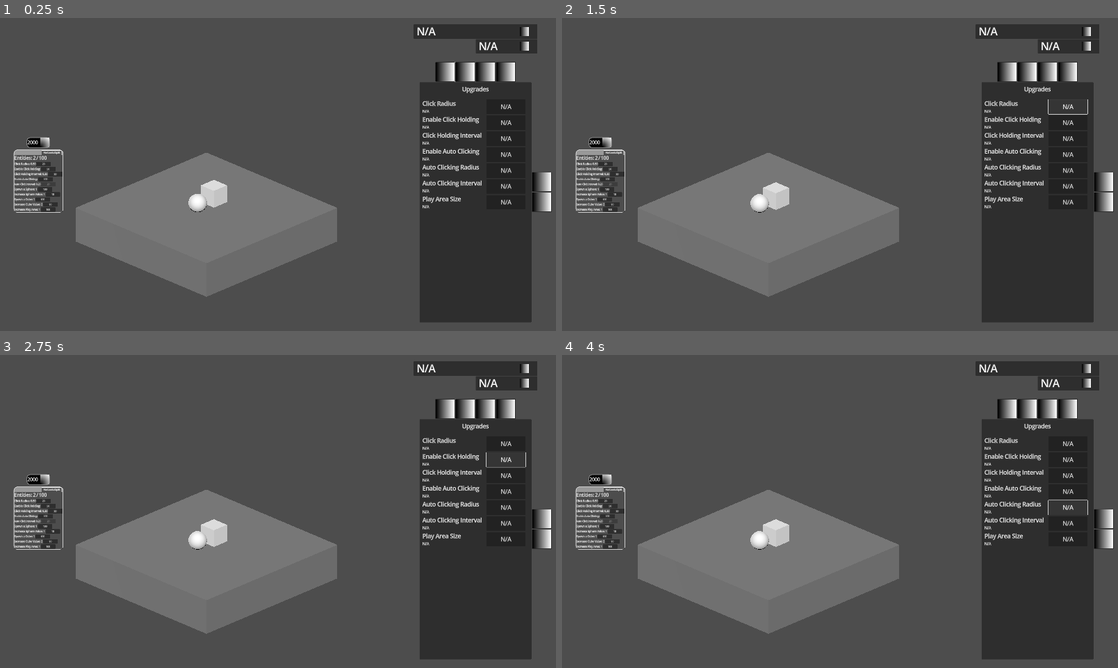
Above: before the commit, frames 1-4 (two rows, left to right).
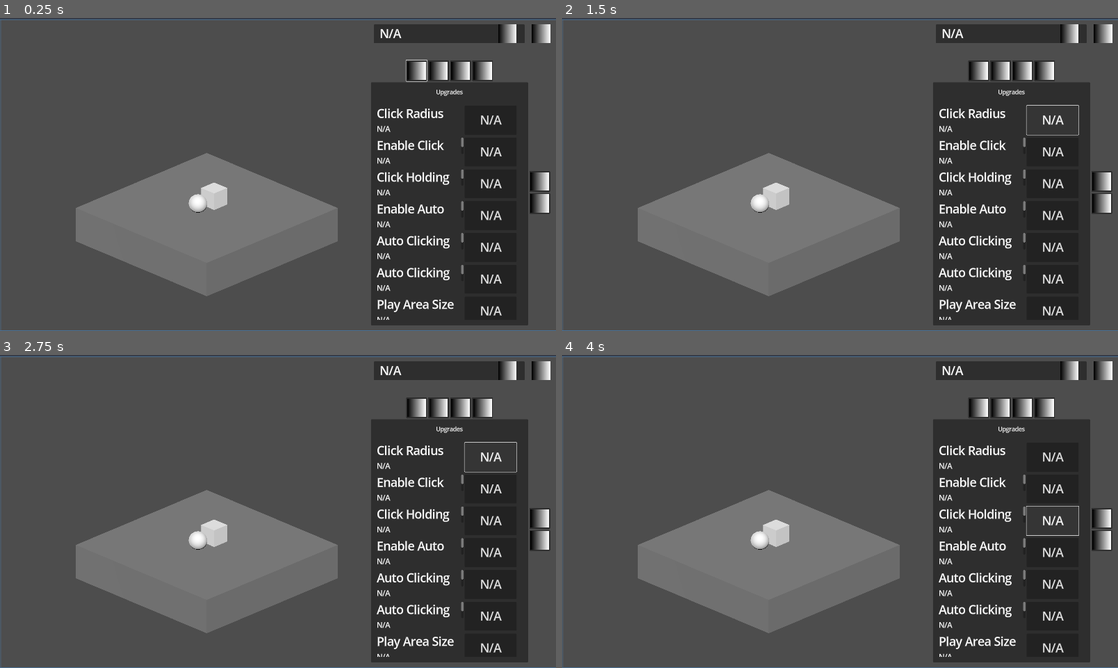
Above: after the commit, the same moments.

Repository: GabrielCirciu/pet-everything
Game: Godot game, scene res://MainScreen.tscn
Two runs of this game, one before a commit and one after it. Both use one fixed random seed, a clock stepped at 60 frames per second and the inputs below.
Inputs (mouse positions are in pixels of both pictures, inside the frame that each line leads up to):
- Up to frame 1 (0.25 s): no input
- Up to frame 2 (1.5 s): click (1101, 33) at 0.52 s; click "N/A" at 1.25 s
- Up to frame 3 (2.75 s): click "N/A" at 2 s
- Up to frame 4 (4 s): click "N/A" at 2.75 s; click "N/A" at 3.5 s

The runs differ from the first frame. In frame 1, 14% of the frame differs, in the area x 0-100%, y 0-100%; in frame 2, 14%; in frame 3, 14%; in frame 4, 14%.

Commit message:
Fixing UI

Diff:
--- a/MainScreen.tscn
+++ b/MainScreen.tscn
@@ -117,6 +117,7 @@
 
 [node name="UIManager" type="Control" parent="."]
 unique_name_in_owner = true
+visible = false
 layout_mode = 3
 anchors_preset = 4
 anchor_top = 0.5
--- a/project.godot
+++ b/project.godot
@@ -20,8 +20,8 @@
 
 [display]
 
-window/size/viewport_width=3840
-window/size/viewport_height=2160
+window/size/viewport_width=1920
+window/size/viewport_height=1080
 window/stretch/mode="viewport"
 
 [editor_plugins]
--- a/scenes/user_interface.tscn
+++ b/scenes/user_interface.tscn
@@ -1,6 +1,8 @@
-[gd_scene load_steps=24 format=3 uid="uid://dilhedk42fiqg"]
-
+[gd_scene load_steps=27 format=3 uid="uid://dilhedk42fiqg"]
+
+[ext_resource type="Texture2D" uid="uid://drw5s1jm1oegl" path="res://images/Untitled.png" id="1_cufge"]
 [ext_resource type="Script" uid="uid://cr71jlx5u034k" path="res://scripts/panel_manager.gd" id="1_l2bgj"]
+[ext_resource type="Texture2D" uid="uid://n8d7x23kfwa8" path="res://images/Untitled2.png" id="1_lmgon"]
 [ext_resource type="ButtonGroup" uid="uid://b8pjtsmv4shtx" path="res://resources/settings_button_group.tres" id="2_y1h3b"]
 [ext_resource type="Script" uid="uid://bgqglerkcylxx" path="res://addons/SmoothScroll/SmoothScrollContainer.gd" id="3_jbsfc"]
 [ext_resource type="Script" uid="uid://b7h0k2h2qwlqv" path="res://addons/SmoothScroll/scroll_damper/expo_scroll_damper.gd" id="4_cufge"]
@@ -10,7 +12,10 @@
 [sub_resource type="GradientTexture2D" id="GradientTexture2D_y1h3b"]
 gradient = SubResource("Gradient_l2bgj")
 
-[sub_resource type="StyleBoxEmpty" id="StyleBoxEmpty_cufge"]
+[sub_resource type="Gradient" id="Gradient_sdud1"]
+
+[sub_resource type="GradientTexture2D" id="GradientTexture2D_aisij"]
+gradient = SubResource("Gradient_sdud1")
 
 [sub_resource type="StyleBoxEmpty" id="StyleBoxEmpty_l2bgj"]
 
@@ -18,29 +23,21 @@
 
 [sub_resource type="GradientTexture2D" id="GradientTexture2D_jbsfc"]
 gradient = SubResource("Gradient_y1h3b")
-width = 128
-height = 128
 
 [sub_resource type="Gradient" id="Gradient_cufge"]
 
 [sub_resource type="GradientTexture2D" id="GradientTexture2D_lmgon"]
 gradient = SubResource("Gradient_cufge")
-width = 128
-height = 128
 
 [sub_resource type="Gradient" id="Gradient_xsrv6"]
 
 [sub_resource type="GradientTexture2D" id="GradientTexture2D_sdud1"]
 gradient = SubResource("Gradient_xsrv6")
-width = 128
-height = 128
 
 [sub_resource type="Gradient" id="Gradient_aisij"]
 
 [sub_resource type="GradientTexture2D" id="GradientTexture2D_prbuy"]
 gradient = SubResource("Gradient_aisij")
-width = 128
-height = 128
 
 [sub_resource type="Resource" id="Resource_lmgon"]
 script = ExtResource("4_cufge")
@@ -60,15 +57,11 @@
 
 [sub_resource type="GradientTexture2D" id="GradientTexture2D_rwqes"]
 gradient = SubResource("Gradient_5kqoc")
-width = 128
-height = 128
 
 [sub_resource type="Gradient" id="Gradient_vdd1l"]
 
 [sub_resource type="GradientTexture2D" id="GradientTexture2D_kqxtq"]
 gradient = SubResource("Gradient_vdd1l")
-width = 128
-height = 128
 
 [node name="UserInterface" type="Control"]
 layout_mode = 3
@@ -79,19 +72,43 @@
 grow_vertical = 2
 size_flags_horizontal = 0
 size_flags_vertical = 0
+metadata/_edit_lock_ = true
+
+[node name="Reference" type="TextureRect" parent="."]
+visible = false
+layout_mode = 1
+anchors_preset = 15
+anchor_right = 1.0
+anchor_bottom = 1.0
+grow_horizontal = 2
+grow_vertical = 2
+texture = ExtResource("1_lmgon")
+expand_mode = 1
+metadata/_edit_lock_ = true
+
+[node name="Reference2" type="TextureRect" parent="."]
+layout_mode = 1
+anchors_preset = 15
+anchor_right = 1.0
+anchor_bottom = 1.0
+grow_horizontal = 2
+grow_vertical = 2
+texture = ExtResource("1_cufge")
+expand_mode = 1
+metadata/_edit_lock_ = true
 
 [node name="PanelManager" type="MarginContainer" parent="."]
 layout_mode = 1
 anchors_preset = -1
-anchor_left = 0.744
+anchor_left = 0.667
 anchor_right = 1.0
 anchor_bottom = 1.0
-offset_left = -0.959961
+offset_left = -0.640137
 grow_horizontal = 0
 grow_vertical = 2
-theme_override_constants/margin_top = 40
-theme_override_constants/margin_right = 30
-theme_override_constants/margin_bottom = 40
+theme_override_constants/margin_top = 20
+theme_override_constants/margin_right = 20
+theme_override_constants/margin_bottom = 20
 script = ExtResource("1_l2bgj")
 
 [node name="VBoxContainer" type="VBoxContainer" parent="PanelManager"]
@@ -100,93 +117,58 @@
 
 [node name="Stats" type="MarginContainer" parent="PanelManager/VBoxContainer"]
 layout_mode = 2
-size_flags_vertical = 3
-size_flags_stretch_ratio = 0.09
-theme_override_constants/margin_right = 100
+size_flags_stretch_ratio = 0.05
+theme_override_constants/margin_left = 10
+theme_override_constants/margin_right = 0
 theme_override_constants/margin_bottom = 60
 
-[node name="VBoxContainer" type="VBoxContainer" parent="PanelManager/VBoxContainer/Stats"]
-layout_mode = 2
-
-[node name="Money" type="HBoxContainer" parent="PanelManager/VBoxContainer/Stats/VBoxContainer"]
-custom_minimum_size = Vector2(0, 25)
-layout_mode = 2
-
-[node name="PanelContainer" type="PanelContainer" parent="PanelManager/VBoxContainer/Stats/VBoxContainer/Money"]
-layout_mode = 2
-size_flags_horizontal = 3
-
-[node name="MarginContainer" type="MarginContainer" parent="PanelManager/VBoxContainer/Stats/VBoxContainer/Money/PanelContainer"]
+[node name="HBoxContainer" type="HBoxContainer" parent="PanelManager/VBoxContainer/Stats"]
+layout_mode = 2
+
+[node name="Money" type="HBoxContainer" parent="PanelManager/VBoxContainer/Stats/HBoxContainer"]
+layout_mode = 2
+size_flags_horizontal = 3
+theme_override_constants/separation = 0
+
+[node name="PanelContainer" type="PanelContainer" parent="PanelManager/VBoxContainer/Stats/HBoxContainer/Money"]
+layout_mode = 2
+size_flags_horizontal = 3
+
+[node name="MarginContainer" type="MarginContainer" parent="PanelManager/VBoxContainer/Stats/HBoxContainer/Money/PanelContainer"]
 layout_mode = 2
 theme_override_constants/margin_left = 20
 theme_override_constants/margin_right = 20
 
-[node name="HBoxContainer" type="HBoxContainer" parent="PanelManager/VBoxContainer/Stats/VBoxContainer/Money/PanelContainer/MarginContainer"]
-layout_mode = 2
-
-[node name="MoneyLabel" type="RichTextLabel" parent="PanelManager/VBoxContainer/Stats/VBoxContainer/Money/PanelContainer/MarginContainer/HBoxContainer"]
-layout_mode = 2
-size_flags_horizontal = 3
-theme_override_font_sizes/normal_font_size = 70
+[node name="HBoxContainer" type="HBoxContainer" parent="PanelManager/VBoxContainer/Stats/HBoxContainer/Money/PanelContainer/MarginContainer"]
+layout_mode = 2
+
+[node name="MoneyLabel" type="RichTextLabel" parent="PanelManager/VBoxContainer/Stats/HBoxContainer/Money/PanelContainer/MarginContainer/HBoxContainer"]
+layout_mode = 2
+size_flags_horizontal = 3
+theme_override_font_sizes/normal_font_size = 40
 text = "N/A"
 fit_content = true
 scroll_active = false
 vertical_alignment = 1
 
-[node name="MoneyIcon" type="TextureRect" parent="PanelManager/VBoxContainer/Stats/VBoxContainer/Money/PanelContainer/MarginContainer/HBoxContainer"]
+[node name="MoneyIcon" type="TextureRect" parent="PanelManager/VBoxContainer/Stats/HBoxContainer/Money/PanelContainer/MarginContainer/HBoxContainer"]
 layout_mode = 2
 size_flags_horizontal = 3
 size_flags_stretch_ratio = 0.2
 texture = SubResource("GradientTexture2D_y1h3b")
 stretch_mode = 3
 
-[node name="HBoxContainer" type="HBoxContainer" parent="PanelManager/VBoxContainer/Stats/VBoxContainer"]
-layout_mode = 2
-
-[node name="EmptySpaceRight" type="PanelContainer" parent="PanelManager/VBoxContainer/Stats/VBoxContainer/HBoxContainer"]
-layout_mode = 2
-size_flags_horizontal = 3
-theme_override_styles/panel = SubResource("StyleBoxEmpty_cufge")
-
-[node name="Entities" type="HBoxContainer" parent="PanelManager/VBoxContainer/Stats/VBoxContainer/HBoxContainer"]
-custom_minimum_size = Vector2(0, 25)
-layout_mode = 2
-size_flags_horizontal = 3
-
-[node name="PanelContainer" type="PanelContainer" parent="PanelManager/VBoxContainer/Stats/VBoxContainer/HBoxContainer/Entities"]
-layout_mode = 2
-size_flags_horizontal = 3
-
-[node name="MarginContainer" type="MarginContainer" parent="PanelManager/VBoxContainer/Stats/VBoxContainer/HBoxContainer/Entities/PanelContainer"]
+[node name="MarginContainer" type="MarginContainer" parent="PanelManager/VBoxContainer/Stats/HBoxContainer"]
 layout_mode = 2
 theme_override_constants/margin_left = 20
-theme_override_constants/margin_right = 20
-
-[node name="HBoxContainer" type="HBoxContainer" parent="PanelManager/VBoxContainer/Stats/VBoxContainer/HBoxContainer/Entities/PanelContainer/MarginContainer"]
-layout_mode = 2
-
-[node name="EntitiesLabel" type="RichTextLabel" parent="PanelManager/VBoxContainer/Stats/VBoxContainer/HBoxContainer/Entities/PanelContainer/MarginContainer/HBoxContainer"]
-layout_mode = 2
-size_flags_horizontal = 3
-size_flags_stretch_ratio = 0.35
-theme_override_font_sizes/normal_font_size = 70
-text = "N/A"
-fit_content = true
-scroll_active = false
-vertical_alignment = 1
-
-[node name="EntitiesIcon" type="TextureRect" parent="PanelManager/VBoxContainer/Stats/VBoxContainer/HBoxContainer/Entities/PanelContainer/MarginContainer/HBoxContainer"]
-layout_mode = 2
-size_flags_horizontal = 3
-size_flags_stretch_ratio = 0.2
-texture = SubResource("GradientTexture2D_y1h3b")
-stretch_mode = 3
+
+[node name="TextureButton" type="TextureButton" parent="PanelManager/VBoxContainer/Stats/HBoxContainer/MarginContainer"]
+layout_mode = 2
+texture_normal = SubResource("GradientTexture2D_aisij")
 
 [node name="Menus" type="MarginContainer" parent="PanelManager/VBoxContainer"]
 layout_mode = 2
 size_flags_vertical = 3
-theme_override_constants/margin_left = 40
-theme_override_constants/margin_bottom = 20
 
 [node name="HBoxContainer" type="HBoxContainer" parent="PanelManager/VBoxContainer/Menus"]
 layout_mode = 2
@@ -196,7 +178,6 @@
 size_flags_horizontal = 3
 
 [node name="TopMenus" type="HBoxContainer" parent="PanelManager/VBoxContainer/Menus/HBoxContainer/TopMenusAndPanels"]
-custom_minimum_size = Vector2(150, 0)
 layout_mode = 2
 size_flags_vertical = 3
 size_flags_stretch_ratio = 0.04
@@ -273,7 +254,7 @@
 layout_mode = 2
 size_flags_vertical = 3
 size_flags_stretch_ratio = 0.05
-theme_override_font_sizes/normal_font_size = 40
+theme_override_font_sizes/normal_font_size = 20
 text = "Upgrades"
 horizontal_alignment = 1
 
@@ -334,6 +315,7 @@
 [node name="ClickRadiusButton" type="Button" parent="PanelManager/VBoxContainer/Menus/HBoxContainer/TopMenusAndPanels/CursorsPanel/MarginContainer/VBoxContainer/SmoothScrollContainer/VBoxContainer/ClickRadius/MarginContainer"]
 layout_mode = 2
 size_flags_horizontal = 3
+mouse_filter = 1
 theme_override_font_sizes/font_size = 40
 text = "N/A"
 
@@ -372,6 +354,7 @@
 [node name="ClickHoldingEnableButton" type="Button" parent="PanelManager/VBoxContainer/Menus/HBoxContainer/TopMenusAndPanels/CursorsPanel/MarginContainer/VBoxContainer/SmoothScrollContainer/VBoxContainer/ClickHoldingEnable/MarginContainer"]
 layout_mode = 2
 size_flags_horizontal = 3
+mouse_filter = 1
 theme_override_font_sizes/font_size = 40
 text = "N/A"
 
@@ -410,6 +393,7 @@
 [node name="ClickHoldingEnableButton" type="Button" parent="PanelManager/VBoxContainer/Menus/HBoxContainer/TopMenusAndPanels/CursorsPanel/MarginContainer/VBoxContainer/SmoothScrollContainer/VBoxContainer/ClickHoldingInterval/MarginContainer"]
 layout_mode = 2
 size_flags_horizontal = 3
+mouse_filter = 1
 theme_override_font_sizes/font_size = 40
 text = "N/A"
 
@@ -448,6 +432,7 @@
 [node name="ClickAutoEnableButton" type="Button" parent="PanelManager/VBoxContainer/Menus/HBoxContainer/TopMenusAndPanels/CursorsPanel/MarginContainer/VBoxContainer/SmoothScrollContainer/VBoxContainer/ClickAutoEnable/MarginContainer"]
 layout_mode = 2
 size_flags_horizontal = 3
+mouse_filter = 1
 theme_override_font_sizes/font_size = 40
 text = "N/A"
 
@@ -486,6 +471,7 @@
 [node name="ClickAutoRadiusButton" type="Button" parent="PanelManager/VBoxContainer/Menus/HBoxContainer/TopMenusAndPanels/CursorsPanel/MarginContainer/VBoxContainer/SmoothScrollContainer/VBoxContainer/ClickAutoRadius/MarginContainer"]
 layout_mode = 2
 size_flags_horizontal = 3
+mouse_filter = 1
 theme_override_font_sizes/font_size = 40
 text = "N/A"
 
@@ -524,6 +510,7 @@
 [node name="ClickAutoIntervalButton" type="Button" parent="PanelManager/VBoxContainer/Menus/HBoxContainer/TopMenusAndPanels/CursorsPanel/MarginContainer/VBoxContainer/SmoothScrollContainer/VBoxContainer/ClickAutoInterval/MarginContainer"]
 layout_mode = 2
 size_flags_horizontal = 3
+mouse_filter = 1
 theme_override_font_sizes/font_size = 40
 text = "N/A"
 
@@ -562,6 +549,7 @@
 [node name="PlayAreaIncreaseButton" type="Button" parent="PanelManager/VBoxContainer/Menus/HBoxContainer/TopMenusAndPanels/CursorsPanel/MarginContainer/VBoxContainer/SmoothScrollContainer/VBoxContainer/PlayAreaIncrease/MarginContainer"]
 layout_mode = 2
 size_flags_horizontal = 3
+mouse_filter = 1
 theme_override_font_sizes/font_size = 40
 text = "N/A"
 
--- a/scripts/game_manager.gd
+++ b/scripts/game_manager.gd
@@ -51,7 +51,7 @@
 	elif event is InputEventMouseMotion and Input.is_action_pressed("camera_pan"):
 		var right = camera.global_transform.basis.x
 		var up = camera.global_transform.basis.y
-		var move_speed = camera.size * 0.0003
+		var move_speed = camera.size * 0.0005
 		camera.position -= right * event.relative.x * move_speed
 		camera.position += up * event.relative.y * move_speed
 
@@ -87,7 +87,6 @@
 	save_game()
 
 
-
 func save_game():
 	# Update save data
 	save_data.play_area_size = play_area_size
@@ -118,6 +117,7 @@
 			localStorage.setItem('pet_everything_save', '%s');
 		""" % json_string.uri_encode())
 	print("Game saved")
+
 
 func load_game():
 	if OS.has_feature("JavaScript"):
Binary file added: images/Untitled.png
Not shown, added: images/Untitled.png.import
Binary file added: images/Untitled2.png
Not shown, added: images/Untitled2.png.import
